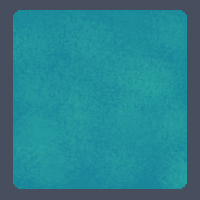
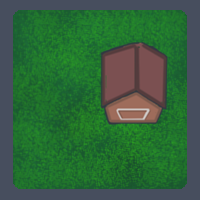
Two versions of the same layered image (w=200, h=200). Layer-by-layer changes:
added layer "图层 6" above "图层 3" over bbox(100, 42, 168, 125)
hid "图层 3" over bbox(13, 10, 187, 189)
